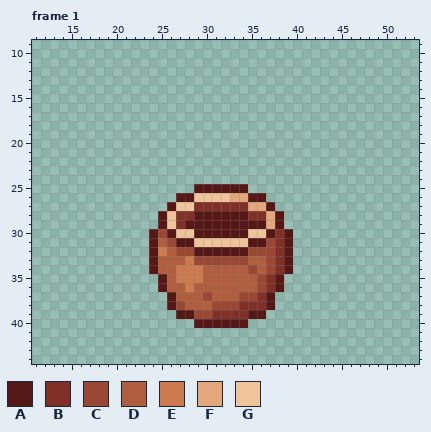
Pixel-art file, stored at _Data/LevelObject/ClayExp.aseprite. Above: the version before the commit.
64x64 pixels, 6 frames. Shown: frame 1: x 11..53, y 9..44. The commit also changed other frames, which this record leaves out.
Palette (. is transparent): A #561717  B #813027  C #9a4833  D #b05e3e  E #cd7a4e  F #e2a77a  G #efc49b
New version:
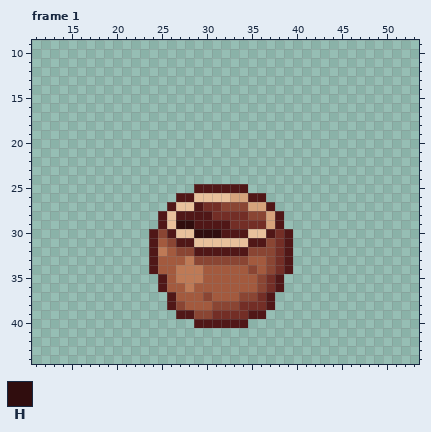
Colours new in this view: H #300d0e
Edits made:
colour A: #561717 -> #501717
colour B: #813027 -> #732e26
colour C: #9a4833 -> #8a4533
colour D: #b05e3e -> #a35a3e
colour E: #cd7a4e -> #be7a56
colour F: #e2a77a -> #d6a37c
colour G: #efc49b -> #e8c19c
Changed rows in their new state; - is a pixel that keeps its letter.
Frame 1, layer "Layer 1":
first column x 27:
27 --A--CCC--
28 AA--BBBBCC
29 HH----BBBB
30 --HHH-----
